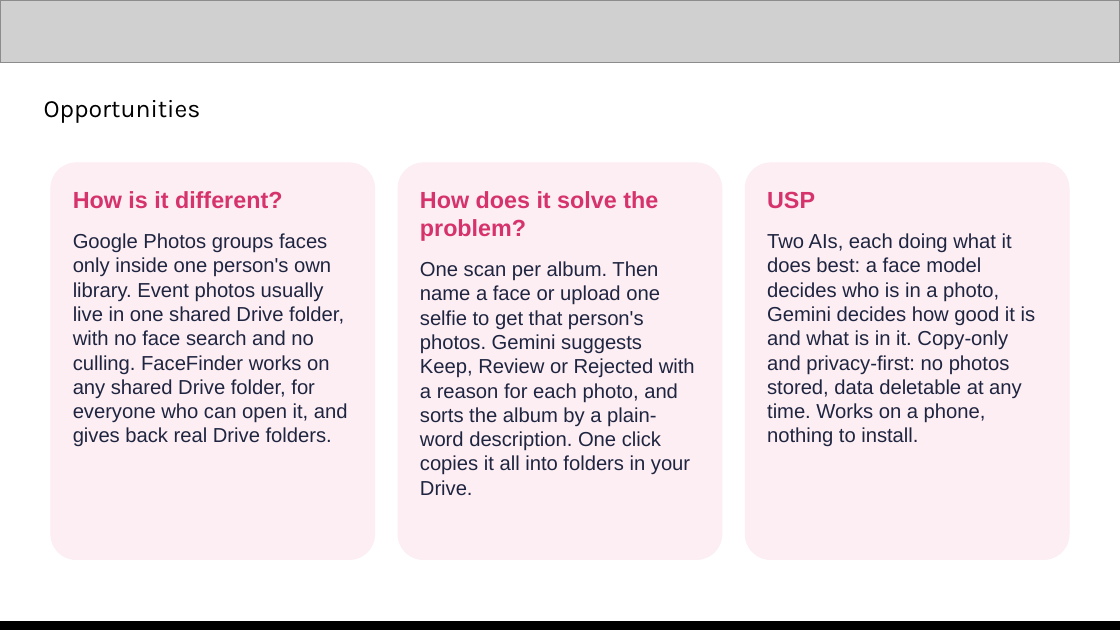
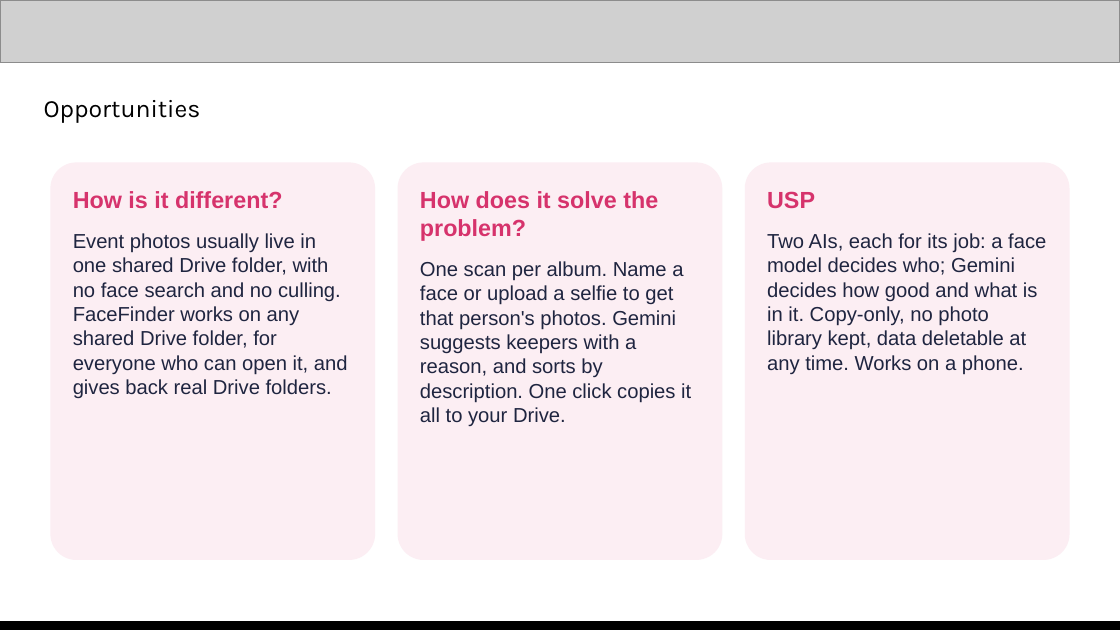
Before and after one commit to Khunapat/facefinder, a slide deck: slide 3 of docs/deck/FaceFinder_deck.pptx. Drawn at 1120x630 pixels with LibreOffice and Linux fonts; fonts in the diff are those of the drawing; grey boxes stand for pictures. Boxes give left, top, right and bottom in pixels: in the first picture for what was removed or moved away, otherwise in the second. Text is boxed around its words. In the diff, an @@ line names an element or a change of style, - is before the commit and + after.

```diff
--- a/docs/deck/FaceFinder_deck.pptx
+++ b/docs/deck/FaceFinder_deck.pptx
@@ text at <box>73,233,348,398</box>: text changed @@
-Google Photos groups faces only inside one person's own library. Event photos usually live in one shared Drive folder, with no face search and no culling. FaceFinder works on any shared Drive folder, for everyone who can open it, and gives back real Drive folders.
+Event photos usually live in one shared Drive folder, with no face search and no culling. FaceFinder works on any shared Drive folder, for everyone who can open it, and gives back real Drive folders.
@@ text at <box>767,233,1046,374</box>: text changed @@
-Two AIs, each doing what it does best: a face model decides who is in a photo, Gemini decides how good it is and what is in it. Copy-only and privacy-first: no photos stored, data deletable at any time. Works on a phone, nothing to install.
+Two AIs, each for its job: a face model decides who; Gemini decides how good and what is in it. Copy-only, no photo library kept, data deletable at any time. Works on a phone.
@@ text at <box>420,261,691,426</box>: text changed @@
-One scan per album. Then name a face or upload one selfie to get that person's photos. Gemini suggests Keep, Review or Rejected with a reason for each photo, and sorts the album by a plain-word description. One click copies it all into folders in your Drive.
+One scan per album. Name a face or upload a selfie to get that person's photos. Gemini suggests keepers with a reason, and sorts by description. One click copies it all to your Drive.
```
Also in this commit, not shown: 10 other slides changed, 9 other files.
